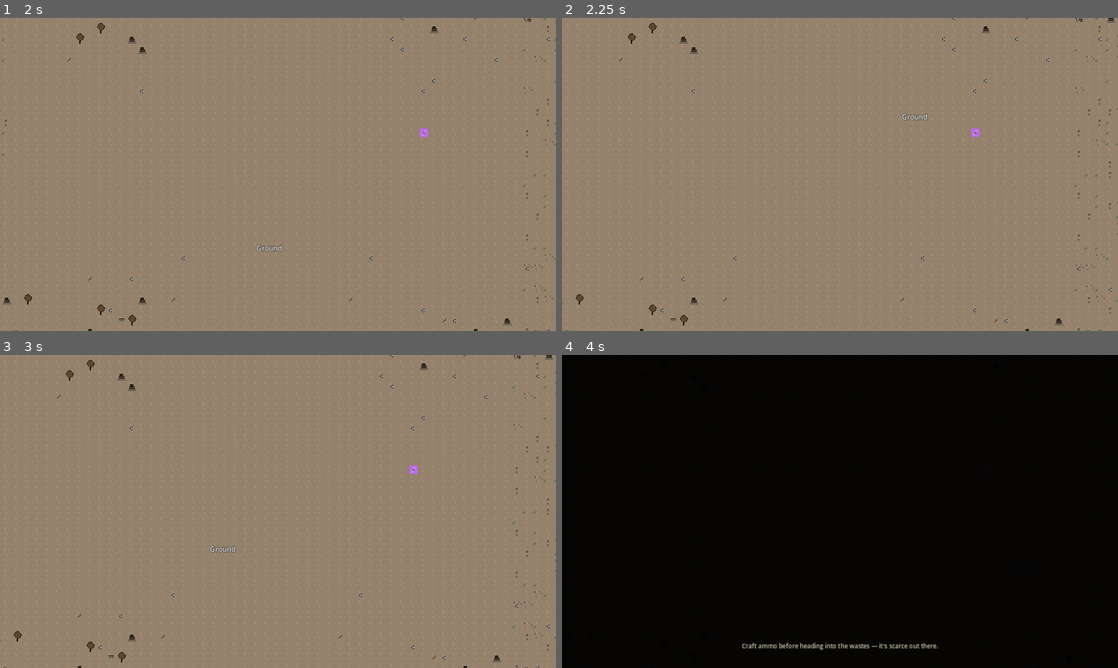
Above: before the commit, frames 1-4 (two rows, left to right).
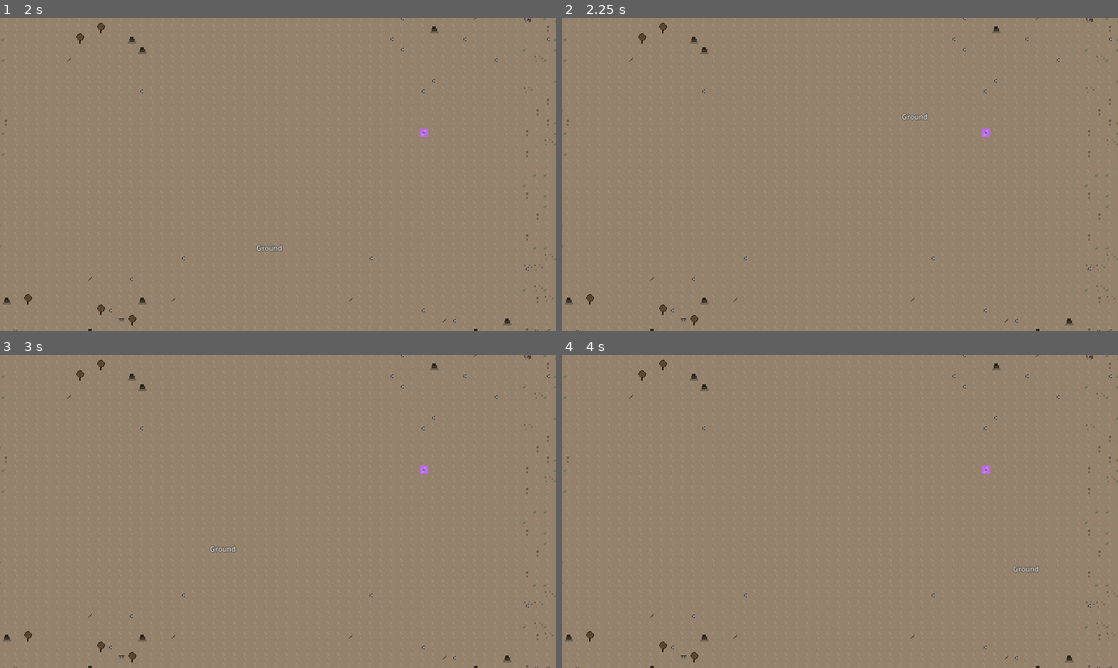
Above: after the commit, the same moments.

Repository: AhmiDarrow/FallenEarth
Game: Godot game, scene res://scenes/HubWorld.tscn
The game is run twice, just before and just after one commit, with the same random seed, the same clock (stepped at 60 frames per second) and the same inputs. This scene is started directly instead of the project's main scene.
Inputs (mouse positions are in pixels of both pictures, inside the frame that each line leads up to):
- Up to frame 1 (2 s): tap Enter at 0.5 s; move the mouse to (400, 158) at 0.52 s; hold Right 0.53-1.25 s; tap E at 0.6 s; click (400, 158) at 0.67 s; tap Space at 0.77, 1.25 s; drag from (166, 190) to (250, 237) at 1.27 s
- Up to frame 2 (2.25 s): tap Enter at 2 s; move the mouse to (895, 105) at 2.02 s; hold Right from 2.03 s (still down); tap C at 2.1 s
- Up to frame 3 (3 s): release Right at 2.75 s; tap Space at 2.75 s; drag from (250, 574) to (111, 464) at 2.77 s
- Up to frame 4 (4 s): tap Enter at 3.5 s; move the mouse to (1006, 558) at 3.52 s; hold Left from 3.53 s (still down); tap M at 3.6 s; tap Space at 3.77 s

Frame 1 is identical in both runs. In frame 2, 1.1% of the frame differs, in the area x 0-100%, y 0-100%; in frame 3, 1.1%; in frame 4, 100%.

Commit message:
fix: input leaking, character menu z-index, mob visibility
- HubWorld._unhandled_input: added _is_ui_overlay_open() guard to block
  WASD/movement/E/M keys when CharacterMenu, CookingTable, Base, or
  Settlement overlays are open
- HubWorld._process: Escape key now blocked when UI overlay is open
- CharacterMenu: added z_index=50 to draw on top of HUD
- HUD: added is_character_menu_open() public method
- LocalMapView.tscn: MobLayer z_index=10 to draw above Ground TileMapLayer
- HubWorld._refresh_markers: now clears MobLayer before re-adding mobs
- Mob spawn range reduced (10-502 vs 20-492, min distance 5 vs 12)

Diff:
--- a/scenes/LocalMapView.tscn
+++ b/scenes/LocalMapView.tscn
@@ -21,6 +21,7 @@
 
 [node name="MobLayer" type="Node2D" parent="."]
 y_sort_enabled = true
+z_index = 10
 
 [node name="MarkerLayer" type="Node2D" parent="."]
 z_index = 100
--- a/scripts/HubWorld.gd
+++ b/scripts/HubWorld.gd
@@ -209,7 +209,7 @@
 
 func _process(delta: float) -> void:
 	var esc_pressed: bool = Input.is_key_pressed(KEY_ESCAPE)
-	if esc_pressed and not _escape_was_pressed:
+	if esc_pressed and not _escape_was_pressed and not _is_ui_overlay_open():
 		_toggle_pause_menu()
 	_escape_was_pressed = esc_pressed
 
@@ -244,6 +244,9 @@
 	if not (event is InputEventKey and event.pressed):
 		return
 	if get_tree().paused:
+		return
+	# Block game input when any UI overlay is open
+	if _is_ui_overlay_open():
 		return
 	# Character-menu hotkeys (work anywhere; CharacterMenu has its own
 	# _unhandled_key_input for Tab cycle and Esc close)
@@ -332,6 +335,22 @@
 	return not nodes.is_empty()
 
 
+## True if any UI overlay is blocking game input (character menu,
+## cooking table, base interior, settlement interior, world map).
+func _is_ui_overlay_open() -> bool:
+	if _hud != null and is_instance_valid(_hud) and _hud.has_method("is_character_menu_open"):
+		if _hud.is_character_menu_open():
+			return true
+	if _cooking_table_ui != null and is_instance_valid(_cooking_table_ui):
+		return true
+	if _base_interior != null and is_instance_valid(_base_interior):
+		return true
+	var sm: Node = get_node_or_null("/root/SettlementManager")
+	if sm != null and sm.has_method("is_inside_settlement") and sm.is_inside_settlement():
+		return true
+	return false
+
+
 # ---------------------------------------------------------------------------
 # Phase 3: settlement entry / exit
 # ---------------------------------------------------------------------------
@@ -861,6 +880,10 @@
 		for child in _marker_layer.get_children():
 			child.queue_free()
 	_marker_nodes.clear()
+	# Clear old mob sprites from MobLayer
+	if is_instance_valid(_mob_layer):
+		for child in _mob_layer.get_children():
+			child.queue_free()
 	var cell_size: int = _map_view.get_cell_size() if is_instance_valid(_map_view) else 24
 
 	# Player visual is handled by _player_visual node — skip circle marker
@@ -1503,12 +1526,12 @@
 	var skipped_no_enemy := 0
 
 	for i in count:
-		var lx := rng.randi_range(20, LocalMapGen.MAP_SIZE - 20)
-		var ly := rng.randi_range(20, LocalMapGen.MAP_SIZE - 20)
+		var lx := rng.randi_range(10, LocalMapGen.MAP_SIZE - 10)
+		var ly := rng.randi_range(10, LocalMapGen.MAP_SIZE - 10)
 		if LocalMapGen.get_movement_cost(_local_map, lx, ly) < 0:
 			skipped_blocked += 1
 			continue
-		if abs(lx - _local_x) + abs(ly - _local_y) < 12:
+		if abs(lx - _local_x) + abs(ly - _local_y) < 5:
 			skipped_near += 1
 			continue
 		# v0.8.0: skip mobs inside the town boundary (clearing + buildings)
--- a/scripts/ui/CharacterMenu.gd
+++ b/scripts/ui/CharacterMenu.gd
@@ -50,6 +50,7 @@
 	anchor_right = 1.0
 	anchor_bottom = 1.0
 	mouse_filter = Control.MOUSE_FILTER_STOP
+	z_index = 50  # Ensure menu draws on top of HUD
 	# Background
 	var bg := ColorRect.new()
 	bg.color = Color(0.02, 0.02, 0.04, 0.92)
--- a/scripts/ui/HUD.gd
+++ b/scripts/ui/HUD.gd
@@ -295,3 +295,8 @@
 ## Returns the hotbar (or null if not yet ready).
 func get_hotbar() -> Hotbar:
 	return _hotbar
+
+
+## Returns true if the character menu is currently open.
+func is_character_menu_open() -> bool:
+	return _character_menu != null and is_instance_valid(_character_menu)
